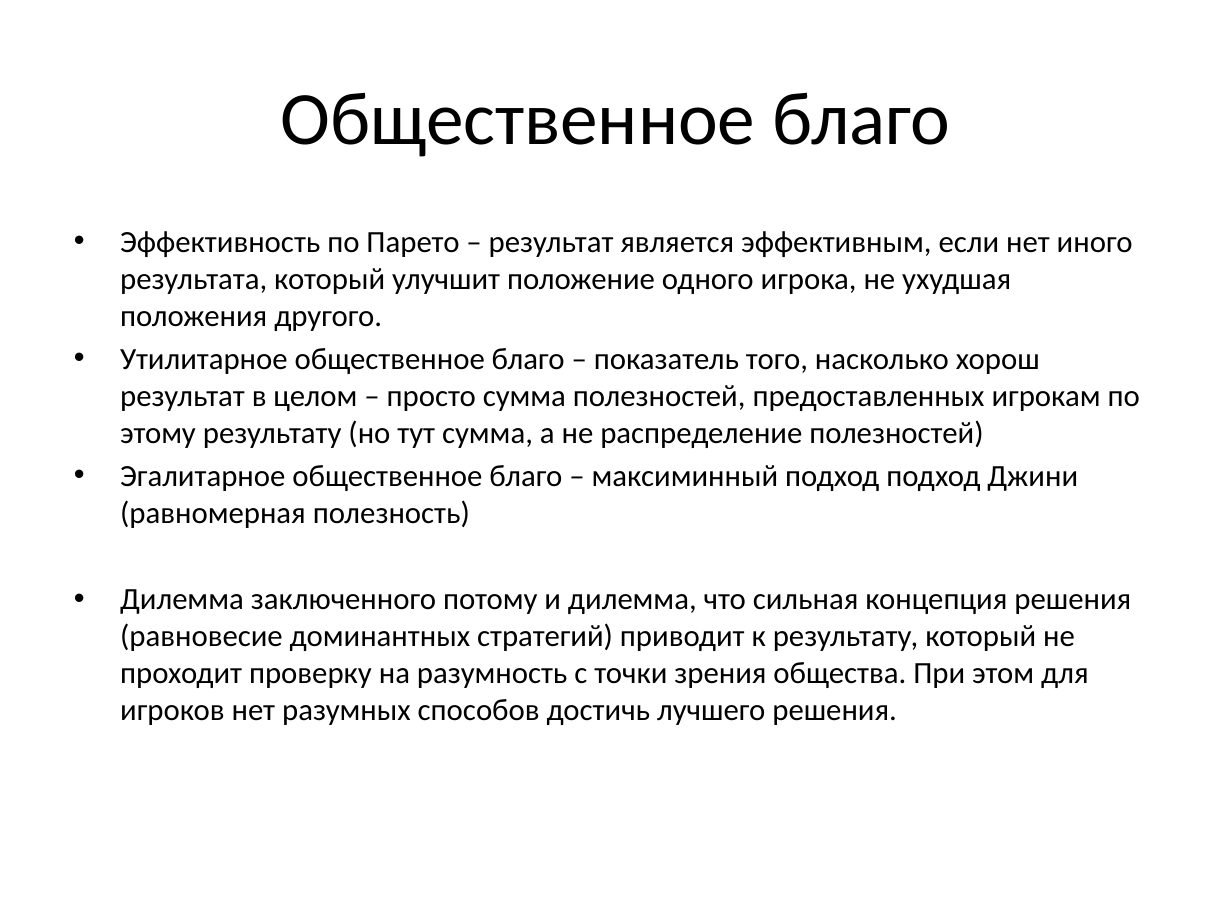
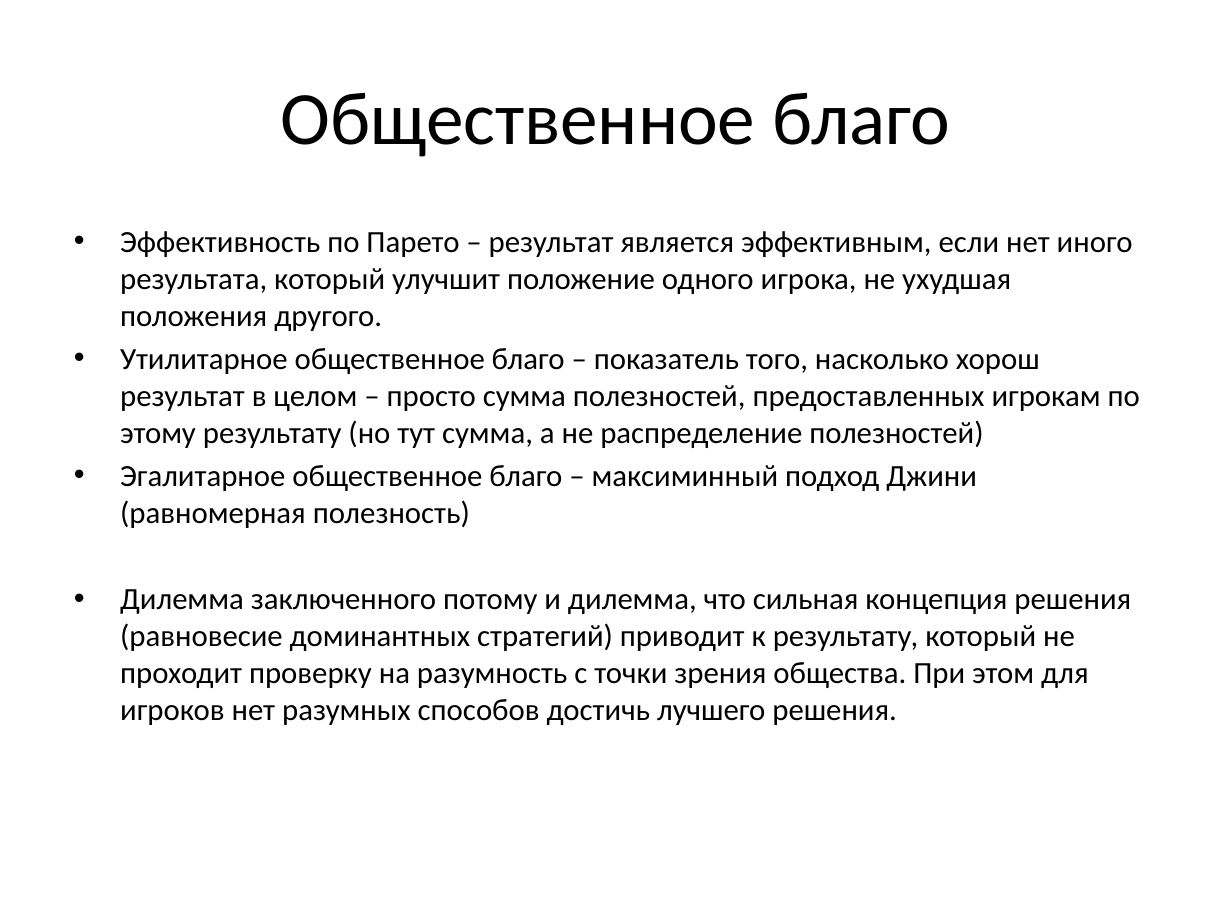
Before and after one commit to ulstu/ml, a slide deck: slide 10 of ml_course_ru/semester_2/lecture_04_multiagent_systems/lecture_04_multiagent.pptx. Drawn at 1232x924 pixels with LibreOffice and Linux fonts; fonts in the diff are those of the drawing. Boxes give left, top, right and bottom in pixels: in the first picture for what was removed or moved away, otherwise in the second. Text is boxed around its words. In the diff, an @@ line names an element or a change of style, - is before the commit and + after.

```diff
--- a/ml_course_ru/semester_2/lecture_04_multiagent_systems/lecture_04_multiagent.pptx
+++ b/ml_course_ru/semester_2/lecture_04_multiagent_systems/lecture_04_multiagent.pptx
@@ text at [120,465,977,528]: text changed @@
-• Эгалитарное общественное благо – максиминный подход подход Джини (равномерная полезность)
+• Эгалитарное общественное благо – максиминный подход Джини (равномерная полезность)
```
Also in this commit, not shown: 1 other slide changed, 1 slide added, 41 other files.
